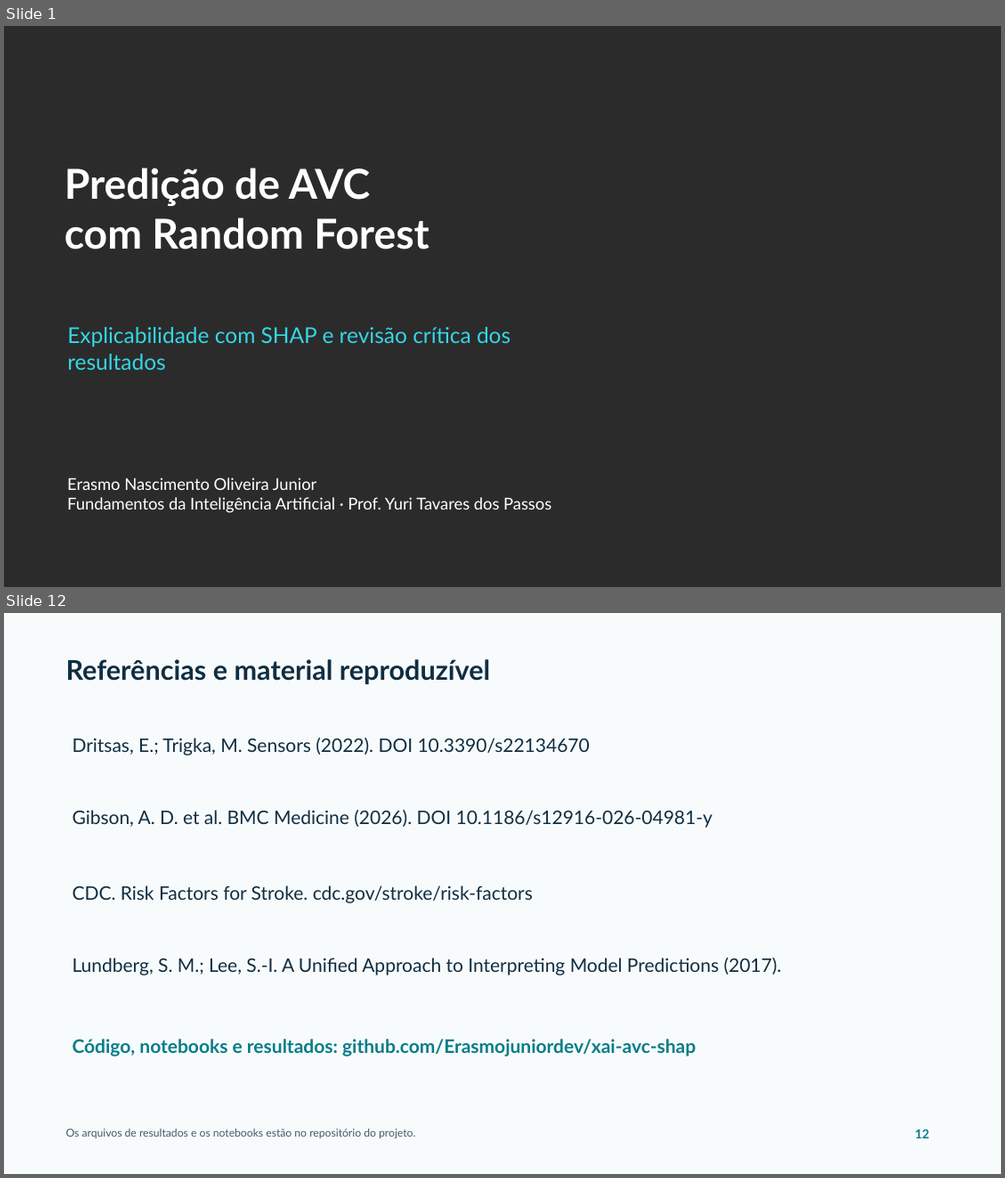
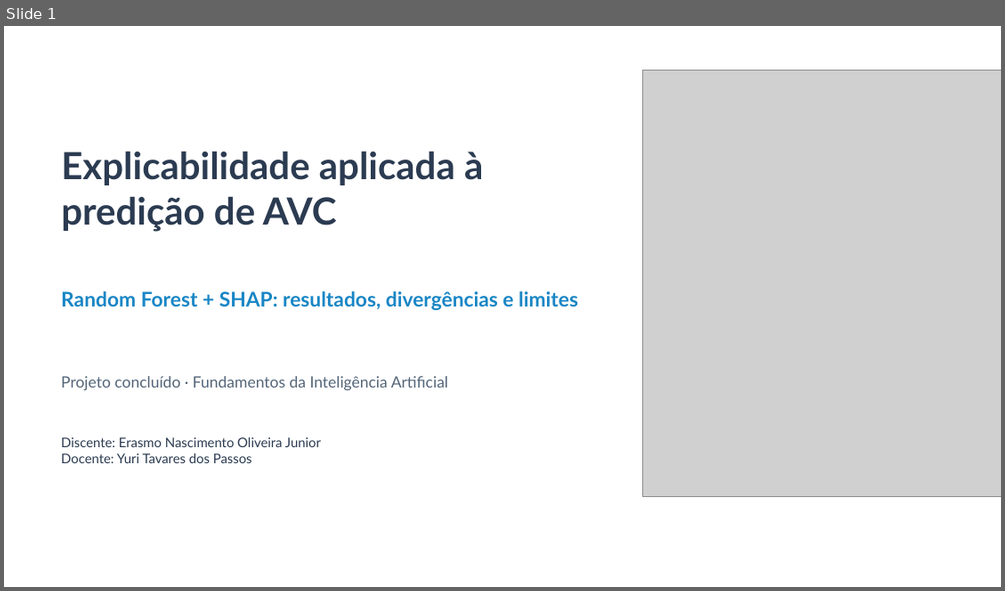
Before and after one commit to Erasmojuniordev/xai-avc-shap, a slide deck: projeto-python/apresentacao/Apresentacao_Critica_AVC_SHAP.pptx. Shown one above the other, each under a label of ours: slides 1 and 12 before the commit, slide 1 after it; the slides between them are not shown. The pictures are 1005x1178 and 1005x591 pixels, drawn with LibreOffice and Linux fonts; fonts in the diff are those of the drawing; grey boxes stand for pictures; background and template pictures are left out; a plain dark background stands for a picture behind light text. Boxes give left, top, right and bottom in pixels: in the first picture for what was removed or moved away, otherwise in the second. Text is boxed around its words. In the diff, an @@ line names an element or a change of style, - is before the commit and + after.

Commit message:
docs: reformula apresentação final de RF e SHAP
Atualiza 14 lâminas no visual da proposta inicial com divergências do artigo, crítica à procedência, resultados em teste intocado, gráficos SHAP e explicação de um falso negativo.

```diff
--- a/projeto-python/apresentacao/Apresentacao_Critica_AVC_SHAP.pptx
+++ b/projeto-python/apresentacao/Apresentacao_Critica_AVC_SHAP.pptx
@@ slide 12 removed at (x1=4, y1=613, x2=1001, y2=1174), background #F8FBFC @@
@@ text removed at (x1=66, y1=659, x2=490, y2=684) @@
-Referências e material reproduzível
@@ text removed at (x1=73, y1=738, x2=590, y2=755) @@
-Dritsas, E.; Trigka, M. Sensors (2022). DOI 10.3390/s22134670
@@ text removed at (x1=73, y1=810, x2=712, y2=827) @@
-Gibson, A. D. et al. BMC Medicine (2026). DOI 10.1186/s12916-026-04981-y
@@ text removed at (x1=73, y1=885, x2=533, y2=903) @@
-CDC. Risk Factors for Stroke. cdc.gov/stroke/risk-factors
@@ text removed at (x1=73, y1=957, x2=782, y2=975) @@
-Lundberg, S. M.; Lee, S.-I. A Unified Approach to Interpreting Model Predictions (2017).
@@ text removed at (x1=73, y1=1038, x2=696, y2=1056) @@
-Código, notebooks e resultados: github.com/Erasmojuniordev/xai-avc-shap
@@ text removed at (x1=66, y1=1128, x2=415, y2=1138) @@
-Os arquivos de resultados e os notebooks estão no repositório do projeto.
@@ text removed at (x1=914, y1=1128, x2=929, y2=1138) @@
-12
@@ slide 1 changed as well @@
@@ background picture (left out) to #FFFFFF @@
@@ picture added at (x1=643, y1=70, x2=1001, y2=496) @@
@@ text added at (x1=61, y1=151, x2=483, y2=232), 36 pt, text #2B3B51, bold @@
+Explicabilidade aplicada à
+predição de AVC
@@ text at (x1=61, y1=291, x2=578, y2=310): text changed; size 39.8 to 19.5 pt; text colour #FFFFFF to #1986C5 @@
-Predição de AVC
-com Random Forest
+Random Forest + SHAP: resultados, divergências e limites
@@ text at (x1=61, y1=376, x2=448, y2=390): text changed; size 21 to 15 pt; text colour #35D6E5 to #536578 @@
-Explicabilidade com SHAP e revisão crítica dos resultados
+Projeto concluído · Fundamentos da Inteligência Artificial
@@ text at (x1=61, y1=437, x2=321, y2=463): text changed; size 15.8 to 12.8 pt; text colour #FFFFFF to #2B3B51 @@
-Erasmo Nascimento Oliveira Junior
-Fundamentos da Inteligência Artificial · Prof. Yuri Tavares dos Passos
+Discente: Erasmo Nascimento Oliveira Junior
+Docente: Yuri Tavares dos Passos
```
Also in this commit, not shown: 13 slides added, 10 other slides removed.
